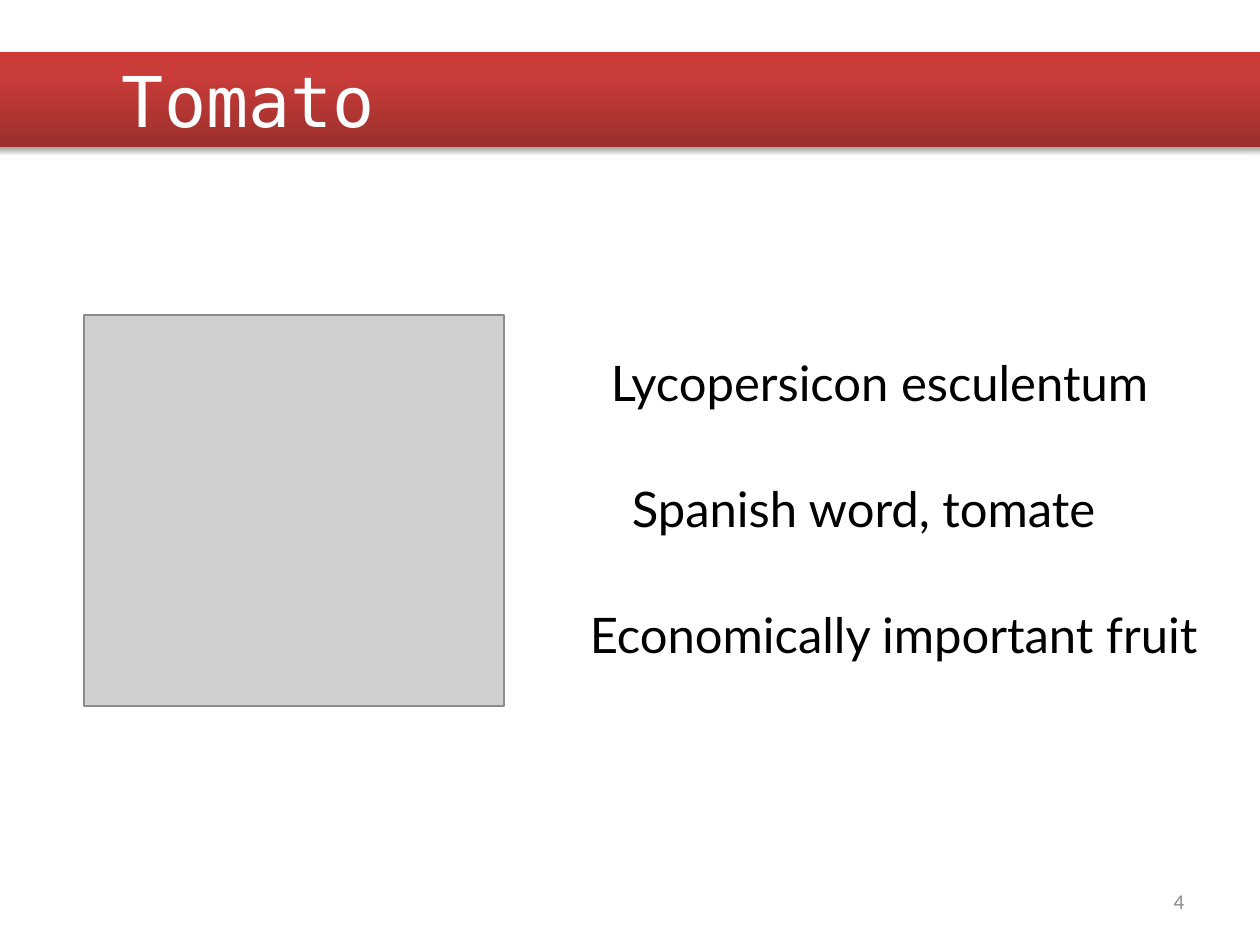
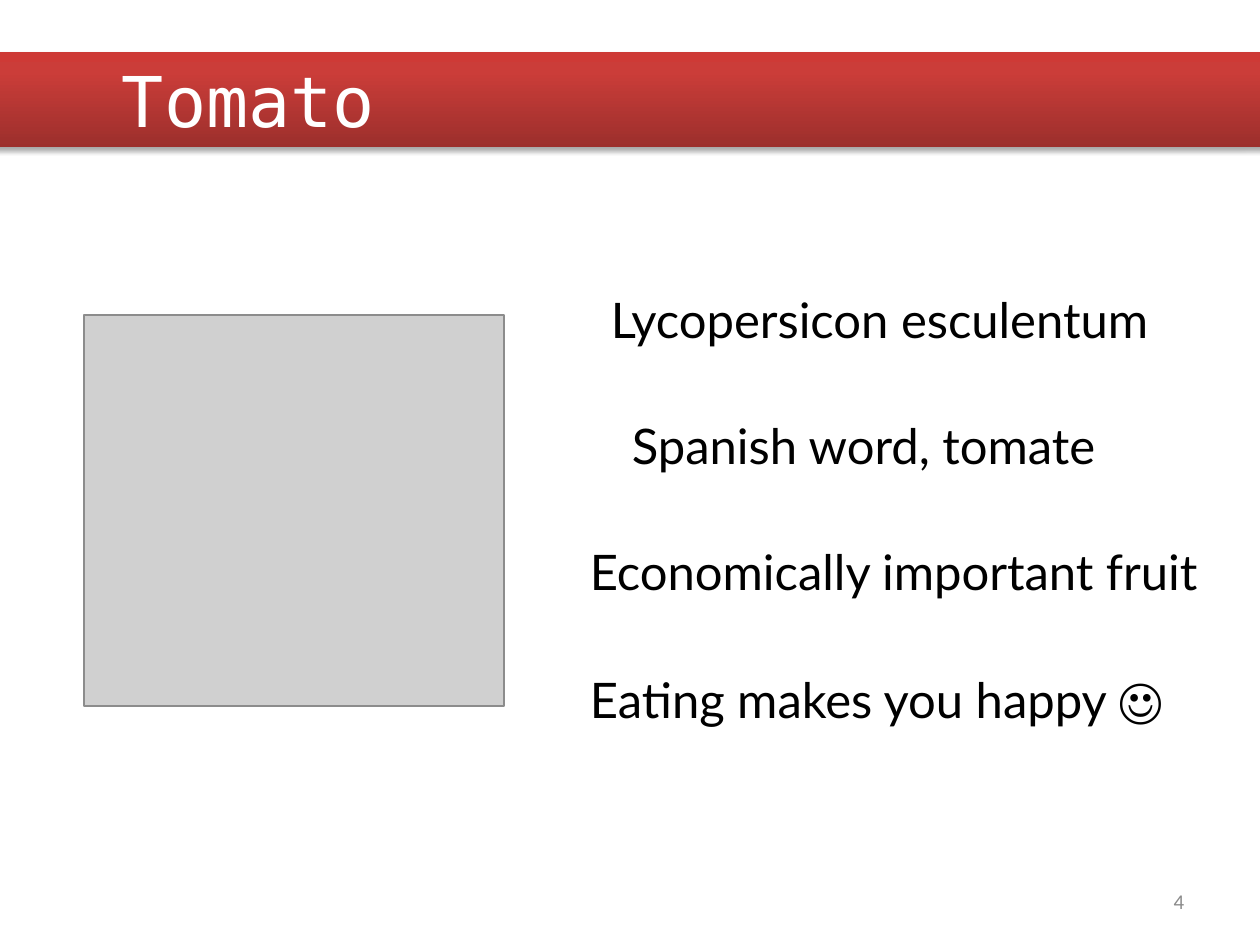
Before and after one commit to dorooobu/Tomato-Classification, a slide deck: slide 4 of Documents/First Presentation.pptx. Drawn at 1260x945 pixels with LibreOffice and Linux fonts; fonts in the diff are those of the drawing; grey boxes stand for pictures; background and template pictures are left out. Boxes give left, top, right and bottom in pixels: in the first picture for what was removed or moved away, otherwise in the second. Text is boxed around its words. In the diff, an @@ line names an element or a change of style, - is before the commit and + after.

```diff
--- a/Documents/First Presentation.pptx
+++ b/Documents/First Presentation.pptx
@@ 3 texts: place and size @@
-3 texts at bbox=[590, 365, 1198, 662]
+3 texts at bbox=[590, 302, 1198, 599]
@@ text added at bbox=[590, 682, 1107, 727], 28 pt, text #000000 @@
+Eating makes you happy ☺
```
Also in this commit, not shown: 17 other slides changed, 2 slides added.
